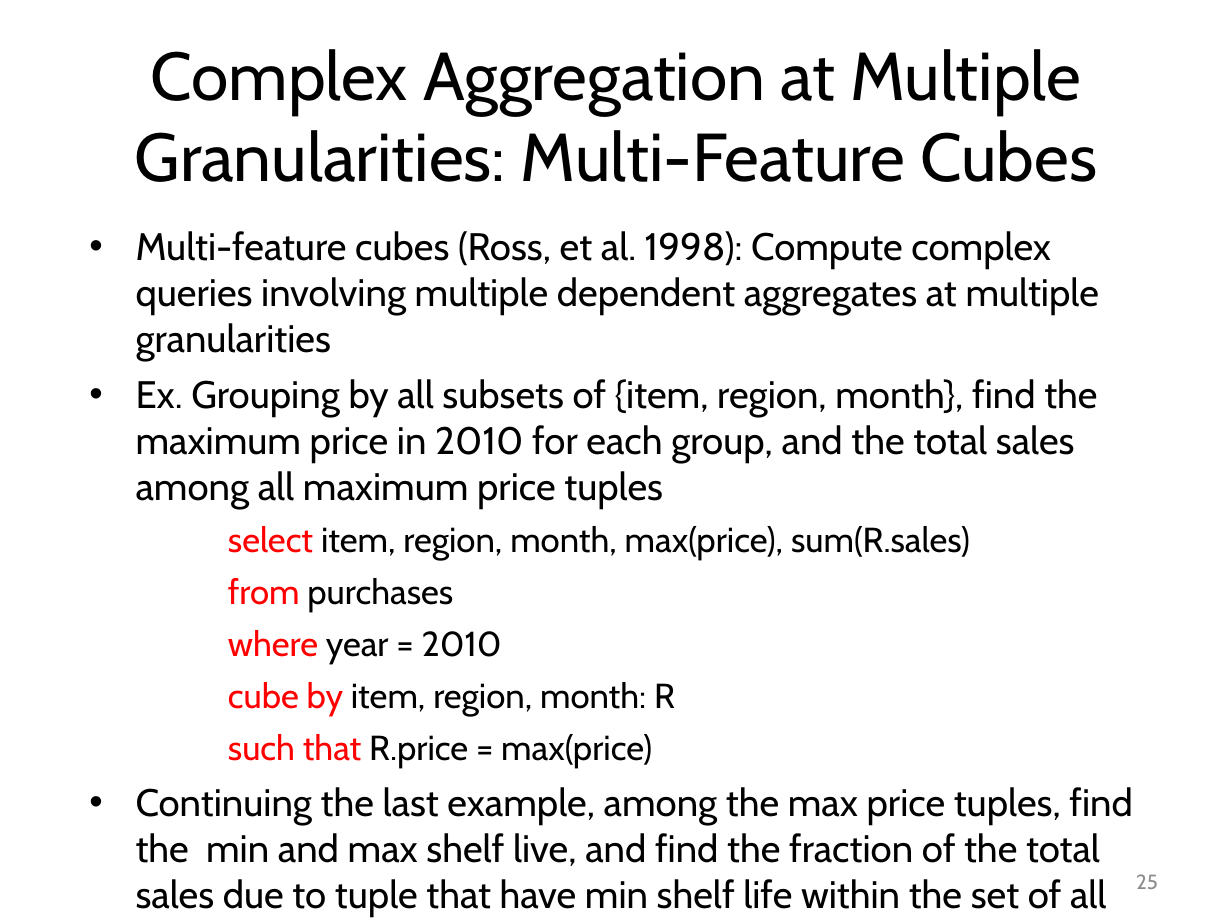
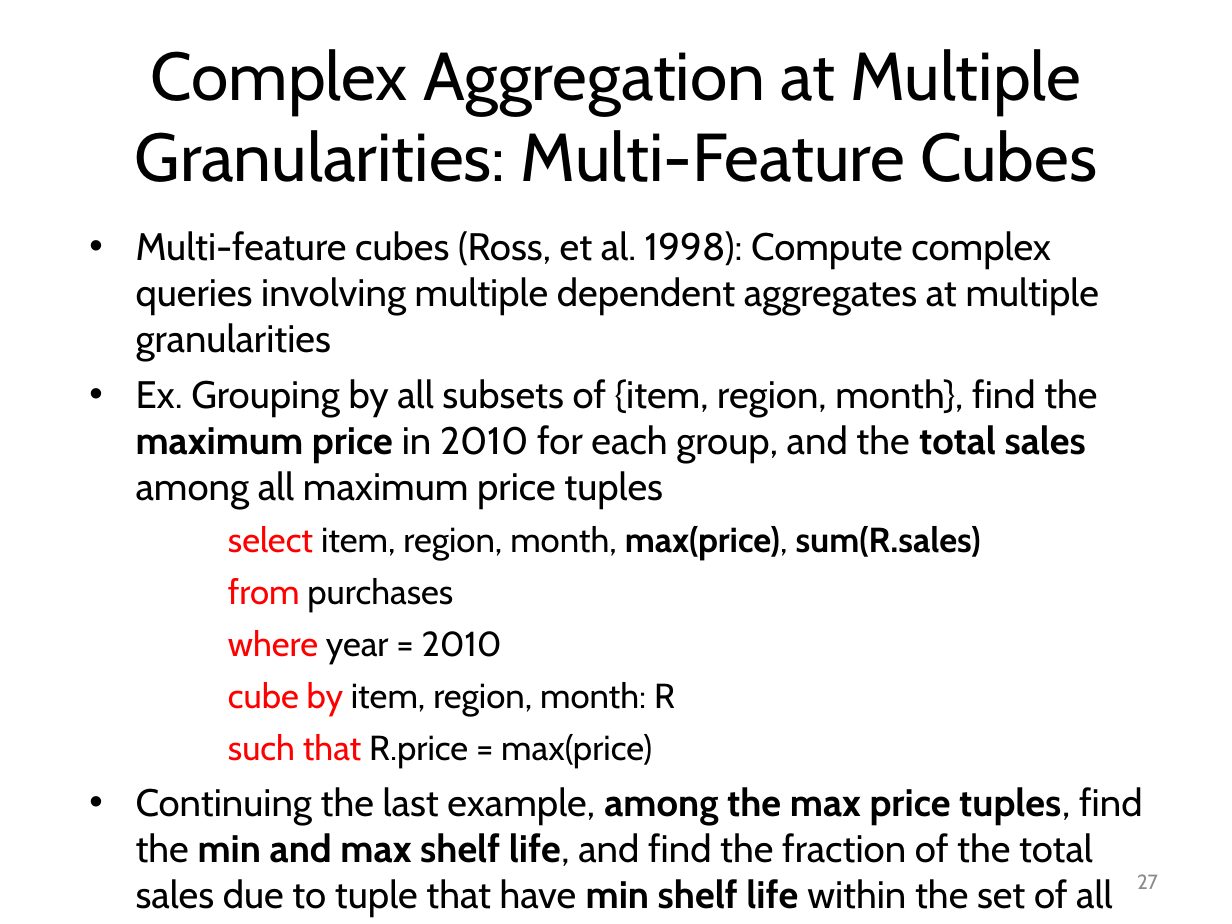
Before and after one commit to mjiang89/mjiang89.github.io, a slide deck: slide 27 of teaching/CS412Summer17-Chapter5.pptx (slide 25 before the commit). Drawn at 1232x924 pixels with LibreOffice and Linux fonts; fonts in the diff are those of the drawing. Boxes give left, top, right and bottom in pixels: in the first picture for what was removed or moved away, otherwise in the second. Text is boxed around its words. In the diff, an @@ line names an element or a change of style, - is before the commit and + after.

```diff
--- a/teaching/CS412Summer17-Chapter5.pptx
+++ b/teaching/CS412Summer17-Chapter5.pptx
@@ text at box(136, 379, 1097, 560): bold on in "maximum price total sales", "max(price), sum(R.sales)" @@
@@ text at box(136, 787, 1142, 917): text changed @@
-• Continuing the last example, among the max price tuples, find the min and max shelf live, and find the fraction of the total sales due to tuple that have min shelf life within the set of all max price tuples
+• Continuing the last example, among the max price tuples, find the min and max shelf life, and find the fraction of the total sales due to tuple that have min shelf life within the set of all max price tuples
@@ page number at box(1137, 874, 1158, 889): text changed @@
-25
+27
```
Also in this commit, not shown: 19 other slides changed, 6 slides added, 3 slides removed, 4 other files.
